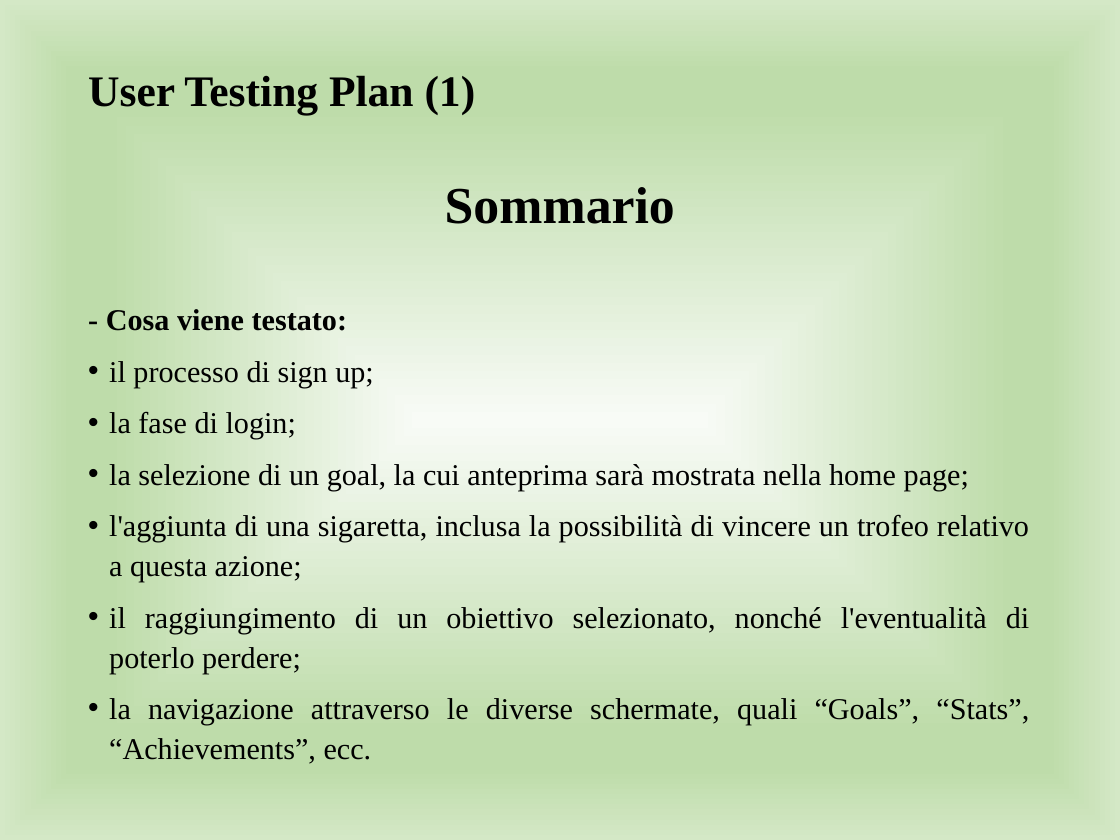
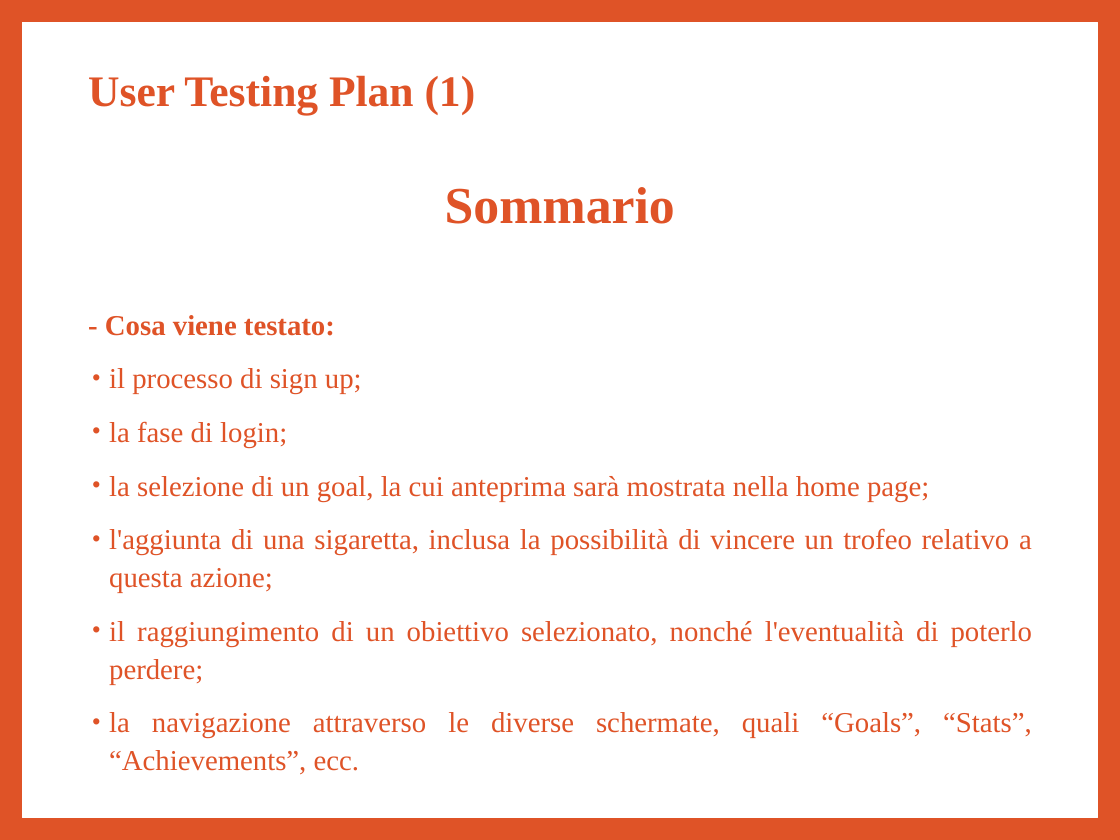
Before and after one commit to giusmastro91/Cognitive-systems, a slide deck: slide 6 of Prova_6/Leone_Mastrosimone_PresentazioneProgetto.pptx. Drawn at 1120x840 pixels with LibreOffice and Linux fonts; fonts in the diff are those of the drawing. Boxes give left, top, right and bottom in pixels: in the first picture for what was removed or moved away, otherwise in the second. Text is boxed around its words. In the diff, an @@ line names an element or a change of style, - is before the commit and + after.

```diff
--- a/Prova_6/Leone_Mastrosimone_PresentazioneProgetto.pptx
+++ b/Prova_6/Leone_Mastrosimone_PresentazioneProgetto.pptx
@@ background gradient #F8FBF6 to #BEDCAA to #D4E8C6 to #DF5327 @@
@@ rectangle added at <box>22,22,1098,818</box>, fill #FFFFFF, outline #FFFFFF 1 pt @@
@@ title "User Testing Plan (1)" at <box>88,75,476,114</box>: text colour #000000 to #DF5327 @@
@@ text "Sommario" at <box>105,187,1032,775</box>: text colour #000000 to #DF5327, size 19.4 to 18.5 pt; more space between paragraphs; indent changed @@
```
Also in this commit, not shown: 38 other slides changed.
